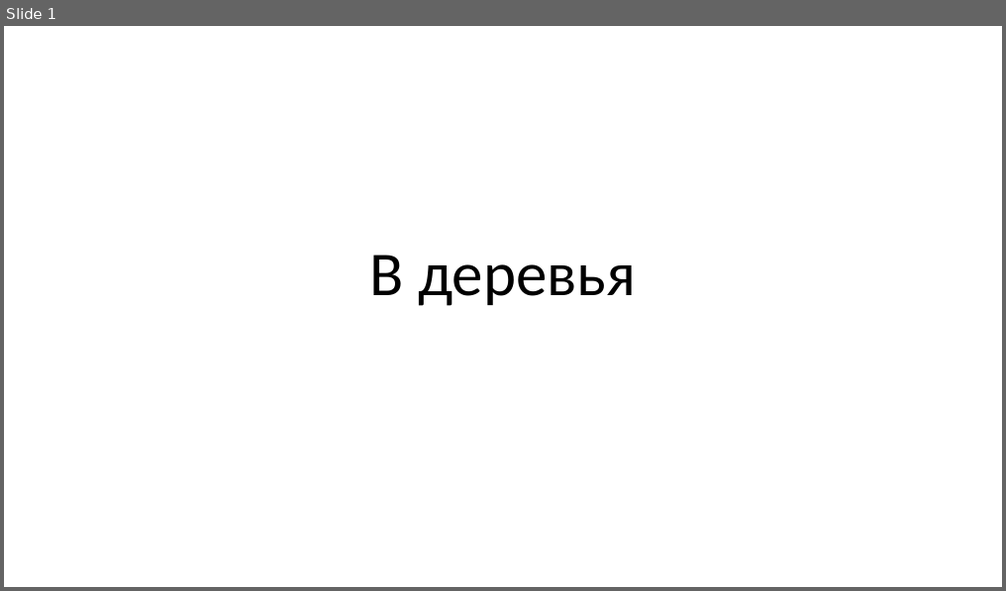
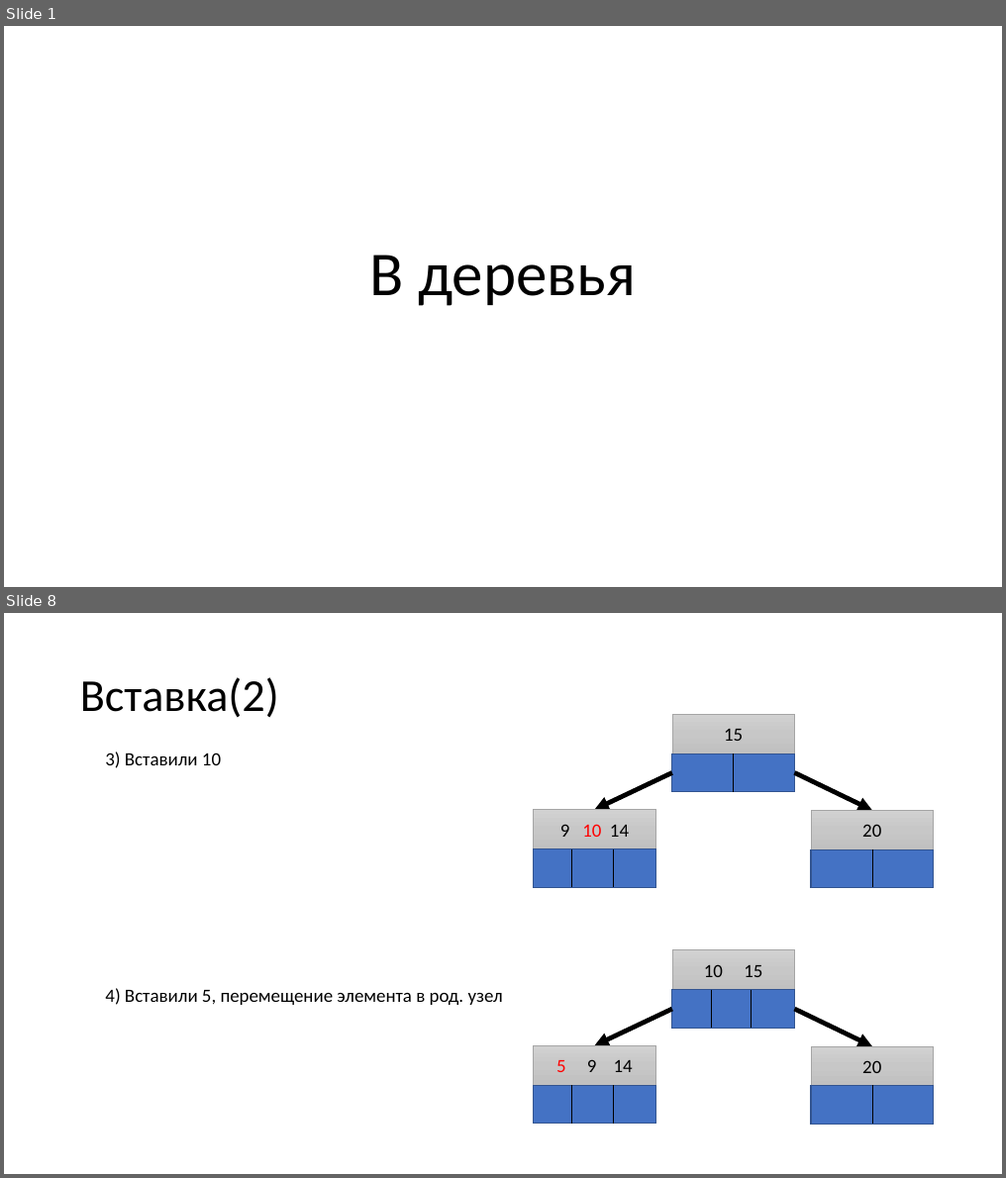
Before and after one commit to IluhaZaz/B_Tree, a slide deck: b_tree.pptx. Shown one above the other, each under a label of ours: slide 1 before the commit, slides 1 and 8 after it; the slides between them are not shown. The pictures are 1006x591 and 1006x1178 pixels, drawn with LibreOffice and Linux fonts; fonts in the diff are those of the drawing. Boxes give left, top, right and bottom in pixels: in the first picture for what was removed or moved away, otherwise in the second. Text is boxed around its words. In the diff, an @@ line names an element or a change of style, - is before the commit and + after.

```diff
--- a/b_tree.pptx
+++ b/b_tree.pptx
@@ slide 8 added at <box>4,613,1002,1174</box>, background #FFFFFF @@
@@ title added at <box>80,677,279,718</box>, 44 pt, text #000000 @@
+Вставка(2)
@@ rectangle added at <box>672,714,795,754</box>, fill gradient #D2D2D2 to #C8C8C8 to #C0C0C0, outline #A5A5A5 0.5 pt, 18 pt, text #000000 @@
+15
@@ text added at <box>105,752,221,768</box>, 18 pt, text #000000 @@
+3) Вставили 10
@@ rectangle added at <box>672,754,795,792</box>, fill #4472C4, outline #325491 1 pt @@
@@ line added from (734, 754) to (734, 792), #000000 0.5 pt @@
@@ arrow added from (672, 773) to (595, 810), #000000 4.5 pt @@
@@ arrow added from (795, 773) to (872, 811), #000000 4.5 pt @@
@@ rectangle added at <box>534,810,656,850</box>, fill gradient #D2D2D2 to #C8C8C8 to #C0C0C0, outline #A5A5A5 0.5 pt, 18 pt, text #000000 @@
+9 10 14
@@ rectangle added at <box>811,811,934,851</box>, fill gradient #D2D2D2 to #C8C8C8 to #C0C0C0, outline #A5A5A5 0.5 pt, 18 pt, text #000000 @@
+20
@@ rectangle added at <box>534,850,656,888</box>, fill #4472C4, outline #325491 1 pt @@
@@ line added from (571, 850) to (571, 888), #000000 0.5 pt @@
@@ line added from (614, 850) to (614, 888), #000000 0.5 pt @@
@@ line added from (872, 850) to (872, 888), #000000 0.5 pt @@
@@ rectangle added at <box>811,851,934,888</box>, fill #4472C4, outline #325491 1 pt @@
@@ rectangle added at <box>672,951,795,990</box>, fill gradient #D2D2D2 to #C8C8C8 to #C0C0C0, outline #A5A5A5 0.5 pt, 18 pt, text #000000 @@
+10 15
@@ text added at <box>105,988,503,1005</box>, 18 pt, text #000000 @@
+4) Вставили 5, перемещение элемента в род. узел
@@ rectangle added at <box>672,990,795,1029</box>, fill #4472C4, outline #325491 1 pt @@
@@ line added from (711, 990) to (711, 1029), #000000 0.5 pt @@
@@ line added from (750, 990) to (750, 1029), #000000 0.5 pt @@
@@ arrow added from (672, 1009) to (595, 1046), #000000 4.5 pt @@
@@ arrow added from (795, 1009) to (872, 1047), #000000 4.5 pt @@
@@ rectangle added at <box>534,1046,656,1085</box>, fill gradient #D2D2D2 to #C8C8C8 to #C0C0C0, outline #A5A5A5 0.5 pt, 18 pt, text #000000 @@
+5 9 14
@@ rectangle added at <box>811,1047,934,1086</box>, fill gradient #D2D2D2 to #C8C8C8 to #C0C0C0, outline #A5A5A5 0.5 pt, 18 pt, text #000000 @@
+20
@@ rectangle added at <box>534,1085,656,1124</box>, fill #4472C4, outline #325491 1 pt @@
@@ line added from (571, 1085) to (571, 1124), #000000 0.5 pt @@
@@ line added from (614, 1085) to (614, 1124), #000000 0.5 pt @@
@@ rectangle added at <box>811,1086,934,1124</box>, fill #4472C4, outline #325491 1 pt @@
@@ line added from (872, 1085) to (872, 1124), #000000 0.5 pt @@
```
Also in this commit, not shown: 8 other slides added, 1 slide removed, 5 other files.
